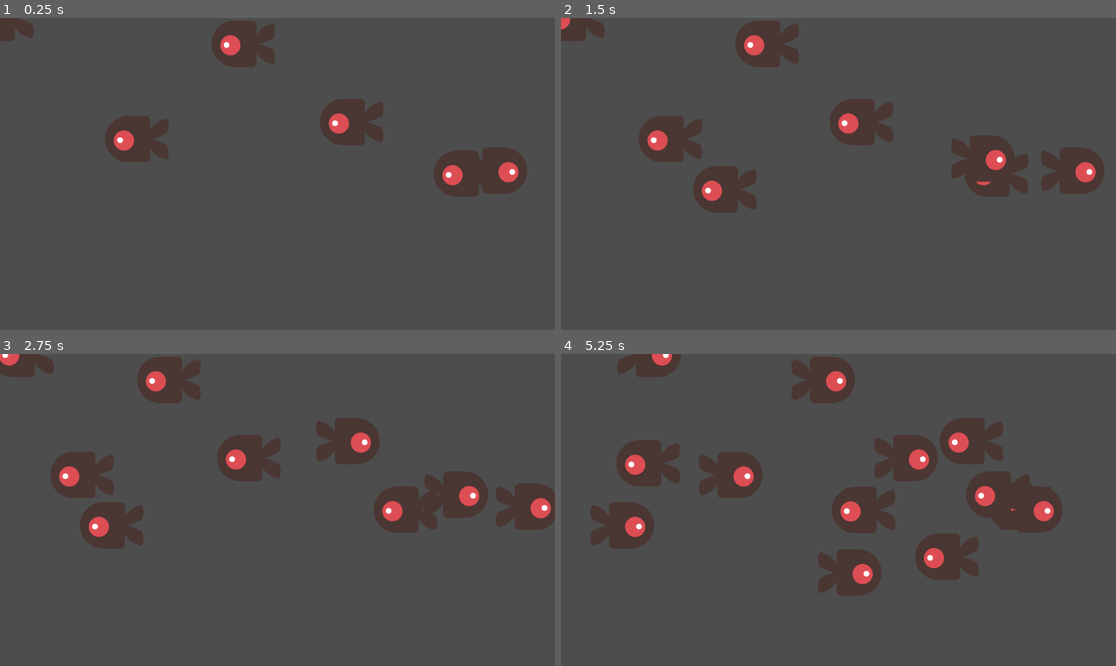
Above: before the commit, frames 1-4 (two rows, left to right).
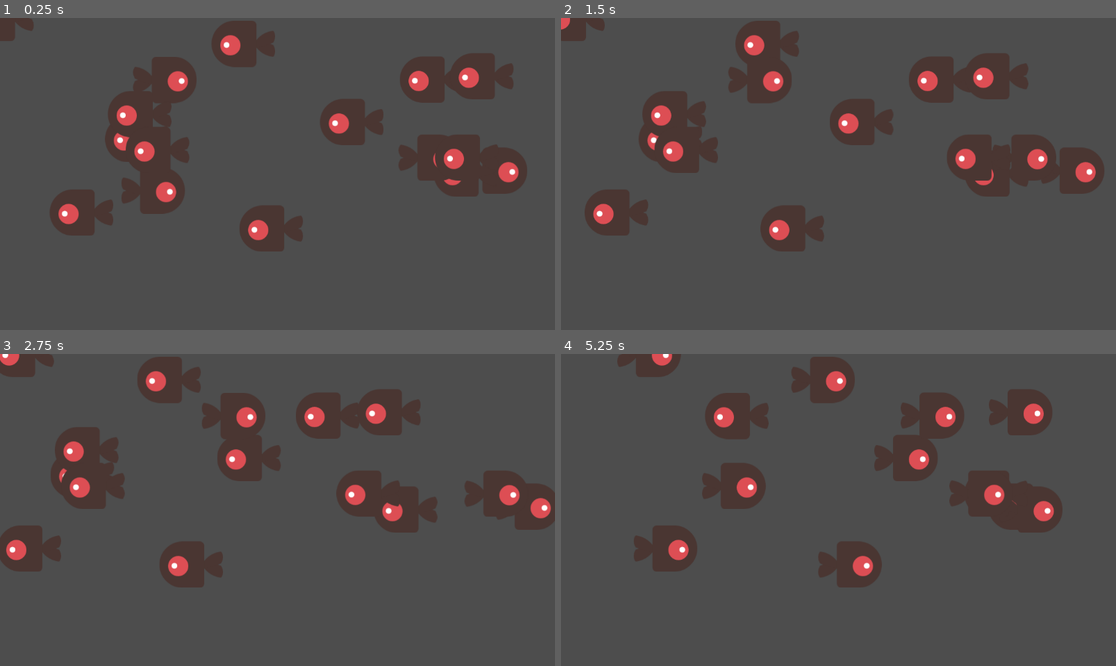
Above: after the commit, the same moments.

Repository: publicjoey/fish0321
Game: Godot game, scene res://Aquarium.tscn
Two runs of this game, one before a commit and one after it. Both use one fixed random seed, a clock stepped at 60 frames per second and the inputs below.
Inputs (mouse positions are in pixels of both pictures, inside the frame that each line leads up to):
- Up to frame 1 (0.25 s): no input
- Up to frame 2 (1.5 s): move the mouse to (960, 158) at 0.52 s; click (960, 158) at 0.67 s; move the mouse to (727, 189) at 1.27 s; click (727, 189) at 1.42 s
- Up to frame 3 (2.75 s): move the mouse to (333, 441) at 2.02 s; click (333, 441) at 2.17 s
- Up to frame 4 (5.25 s): move the mouse to (810, 572) at 2.77 s; click (810, 572) at 2.92 s; move the mouse to (1005, 556) at 3.52 s; click (1005, 556) at 3.67 s; move the mouse to (672, 463) at 4.27 s; click (672, 463) at 4.42 s; move the mouse to (866, 510) at 5.02 s; click (866, 510) at 5.17 s

The runs differ from the first frame. In frame 1, 11% of the frame differs, in the area x 2-93%, y 0-75%; in frame 2, 11%; in frame 3, 13%; in frame 4, 14%, in the area x 5-89%, y 0-78%.

Commit message:
del fish click _ ok
git 一直有問題, 要實測

Diff:
--- a/Aquarium.gd
+++ b/Aquarium.gd
@@ -1,7 +1,7 @@
 extends Node2D
 
 @export var fish_scene: PackedScene  # 魚的預載場景
-@export var fish_count: int = 5  # 初始魚的數量
+@export var fish_count: int = 15  # 初始魚的數量
 
 func _ready():
 	randomize()
--- a/Fish.gd
+++ b/Fish.gd
@@ -1,6 +1,6 @@
 extends Node2D
 
-@export var speed: float = 50.0  # 魚的移動速度
+@export var speed: float = 20.0  # 魚的移動速度
 @export var move_time: float = 3.0  # 每次移動的時間
 
 var direction: int  # 移動方向 (-1=左, 1=右)
@@ -11,6 +11,9 @@
 	randomize()
 	direction = [-1, 1].pick_random()  # 隨機選擇向左或向右
 	_start_moving()
+
+		# 讓魚可以偵測滑鼠點擊
+	set_process_input(true)
 
 func _start_moving():
 	# 取得水族箱大小（假設水族箱是父節點）
@@ -37,3 +40,13 @@
 	# 反轉方向
 	direction *= -1
 	_start_moving()
+
+#func _input_event(viewport, event, shape_idx):
+	#if event is InputEventMouseButton and event.pressed:
+		#queue_free()  # 點擊後刪除魚
+
+
+func _on_area_2d_input_event(viewport: Node, event: InputEvent, shape_idx: int) -> void:
+	#pass # Replace with function body.
+	if event is InputEventMouseButton and event.pressed:
+		queue_free()  # 點擊後刪除魚
--- a/Fish.tscn
+++ b/Fish.tscn
@@ -28,10 +28,12 @@
 [node name="AnimatedSprite2D" type="AnimatedSprite2D" parent="."]
 sprite_frames = SubResource("SpriteFrames_sq5r6")
 animation = &"Tween"
-frame = 1
+frame_progress = 0.238182
 
 [node name="Area2D" type="Area2D" parent="."]
 
 [node name="CollisionShape2D" type="CollisionShape2D" parent="Area2D"]
 rotation = 1.5708
 shape = SubResource("CapsuleShape2D_upm0y")
+
+[connection signal="input_event" from="Area2D" to="." method="_on_area_2d_input_event"]
